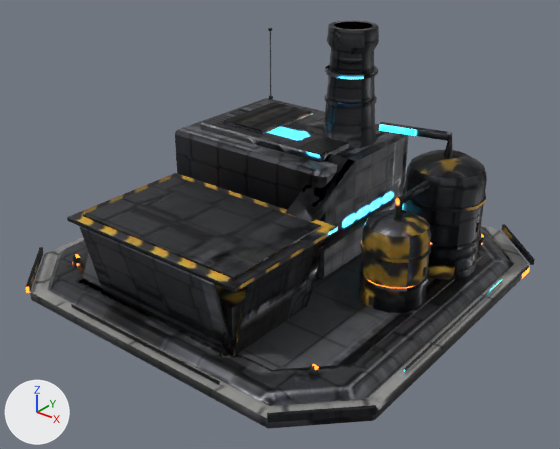
The glTF model public/assets/models/structures/terran_metal_station.glb, before and after one commit.
The view is the same before and after, from a 50 mm lens placed at (8.59, -10.86, 7.66), pointed at (0.29, -0.47, 1.22). Every picture has the same lights, and +X, +Y and +Z are marked at lower left. The older version comes first. Where no turn or scale is listed for an object, it has been applied to the vertices. Vertices at exactly the same position are counted once.

The scene before the commit, as lines of its bpy script (objects in view):
```python
me_base = bpy.data.meshes.new('Base')
me_base.from_pydata(...)  # 336 vertices, 596 faces; spans x -4.05..4.05, y -4.05..4.05, z 0.0..0.52
me_base.materials.append(mat_terranmetalstationmat)
me_hopper = bpy.data.meshes.new('Hopper')
me_hopper.from_pydata(...)  # 112 vertices, 200 faces; spans x -1.95..1.95, y -3.65..-0.98, z 0.32..1.91
me_hopper.materials.append(mat_terranmetalstationmat)
me_smelter = bpy.data.meshes.new('Smelter')
me_smelter.from_pydata(...)  # 380 vertices, 660 faces; spans x -3.3..1.59, y -1.44..2.5, z 0.32..4.15
me_smelter.materials.append(mat_terranmetalstationmat)
me_stack = bpy.data.meshes.new('Stack')
me_stack.from_pydata(...)  # 132 vertices, 248 faces; spans x 0.05..1.15, y 0.75..1.85, z 2.52..4.72
me_stack.materials.append(mat_terranmetalstationmat)
me_tanks = bpy.data.meshes.new('Tanks')
me_tanks.from_pydata(...)  # 288 vertices, 536 faces; spans x 1.28..3.37, y -0.72..2.38, z 0.32..3.01
me_tanks.materials.append(mat_terranmetalstationmat)
ob_base = bpy.data.objects.new('Base', me_base)
ob_base.location = (0.0, 0.0, 0.0)
ob_hopper = bpy.data.objects.new('Hopper', me_hopper)
ob_hopper.location = (0.0, 0.0, 0.0)
ob_smelter = bpy.data.objects.new('Smelter', me_smelter)
ob_smelter.location = (0.0, 0.0, 0.0)
ob_stack = bpy.data.objects.new('Stack', me_stack)
ob_stack.location = (0.0, 0.0, 0.0)
ob_tanks = bpy.data.objects.new('Tanks', me_tanks)
ob_tanks.location = (0.0, 0.0, 0.0)
```
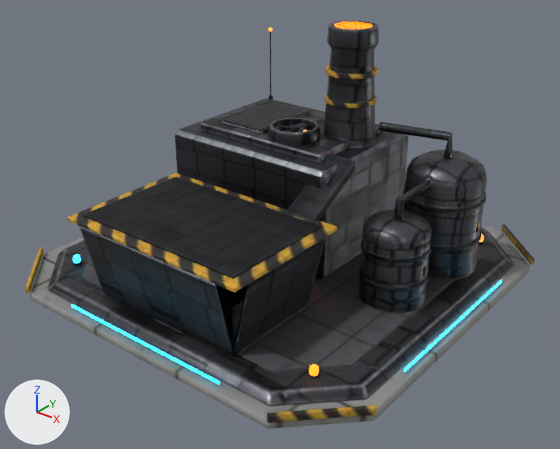
The change, as a list of edits to the scene's bpy script:
```text
Change me_base:
    where me_base.from_pydata(...)  # 336 vertices, 596 faces; spans x -4.05..4.05, y -4.05..4.05, z 0.0..0.52
    used by ob_base; location = (0.0, 0.0, 0.0)
    me_base part 1: texture (UV) coordinates of 594 of 596 faces, centred in x -4.03..4.03, y -4.03..4.03, z 0.0..0.52, changed; they spanned u 0.0..0.99, v 0.0..1.0 and now span u 0.0..0.99, v 0.0..0.98
Change me_hopper:
    where me_hopper.from_pydata(...)  # 112 vertices, 200 faces; spans x -1.95..1.95, y -3.65..-0.98, z 0.32..1.91
    used by ob_hopper; location = (0.0, 0.0, 0.0)
    me_hopper part 2: texture (UV) coordinates of 200 of 200 faces, centred in x -1.95..1.95, y -3.64..-0.98, z 0.32..1.91, changed; they spanned u 0.0..0.9, v 0.0..0.9 and now span u 0.0..0.89, v 0.01..0.89
Change me_smelter:
    used by ob_smelter; location = (0.0, 0.0, 0.0)
    remove me_smelter.from_pydata(...)  # 380 vertices, 660 faces; spans x -3.3..1.59, y -1.44..2.5, z 0.32..4.15
    add me_smelter.from_pydata(...)  # 440 vertices, 776 faces; spans x -3.3..1.59, y -1.44..2.5, z 0.32..4.15
    me_smelter part 3: a new loose piece of 60 vertices spanning x -0.62..0.42, y -0.07..0.97, z 2.65..2.87, in mat_terranmetalstationmat
    me_smelter part 4: 651 kept faces spanning x -3.3..1.59, y -1.44..2.5, z 0.32..4.15 get new texture (UV) coordinates
Change me_stack:
    where me_stack.from_pydata(...)  # 132 vertices, 248 faces; spans x 0.05..1.15, y 0.75..1.85, z 2.52..4.72
    used by ob_stack; location = (0.0, 0.0, 0.0)
    me_stack part 5: texture (UV) coordinates of 248 of 248 faces, centred in x 0.09..1.11, y 0.79..1.81, z 2.52..4.72, changed; they spanned u 0.01..0.94, v 0.0..0.95 and now span u 0.04..0.93, v 0.09..0.94
Change me_tanks:
    where me_tanks.from_pydata(...)  # 288 vertices, 536 faces; spans x 1.28..3.37, y -0.72..2.38, z 0.32..3.01
    used by ob_tanks; location = (0.0, 0.0, 0.0)
    me_tanks part 6: texture (UV) coordinates of 536 of 536 faces, centred in x 1.28..3.37, y -0.7..2.35, z 0.32..3.0, changed; they spanned u 0.09..0.96, v 0.01..0.97 and now span u 0.01..0.95, v 0.05..0.96
Add me_fan:
    me_fan.from_pydata(...)  # 56 vertices, 88 faces; spans x -0.51..0.31, y 0.04..0.86, z 2.75..2.85
    me_fan.materials.append(mat_terranmetalstationmat)
Add ob_fan:
    ob_fan = bpy.data.objects.new('Fan', me_fan)
    ob_fan.location = (0.0, 0.0, 0.0)
```

Location of each change, (x1, y1, x2, y2) in pixels of the pictures (560 x 449 px):
'Fan', added
    after: (276, 122, 310, 132)
part 1 of me_base, surface changed
    both: (26, 203, 535, 429)
part 2 of me_hopper, surface changed
    both: (67, 173, 338, 356)
part 3 of me_smelter, added
    after: (268, 118, 321, 145)
part 4 of me_smelter, surface changed
    both: (175, 28, 409, 279)
part 5 of me_stack, surface changed
    both: (323, 20, 379, 148)
part 6 of me_tanks, surface changed
    both: (359, 122, 487, 313)
